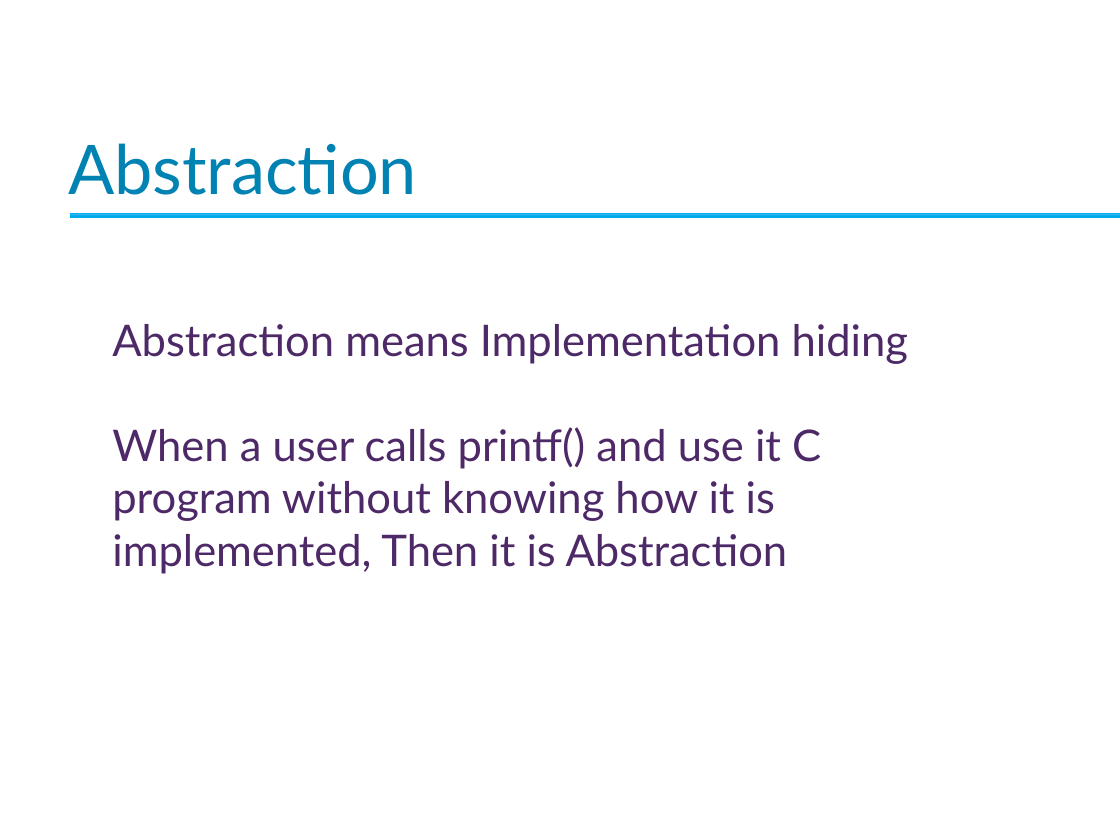
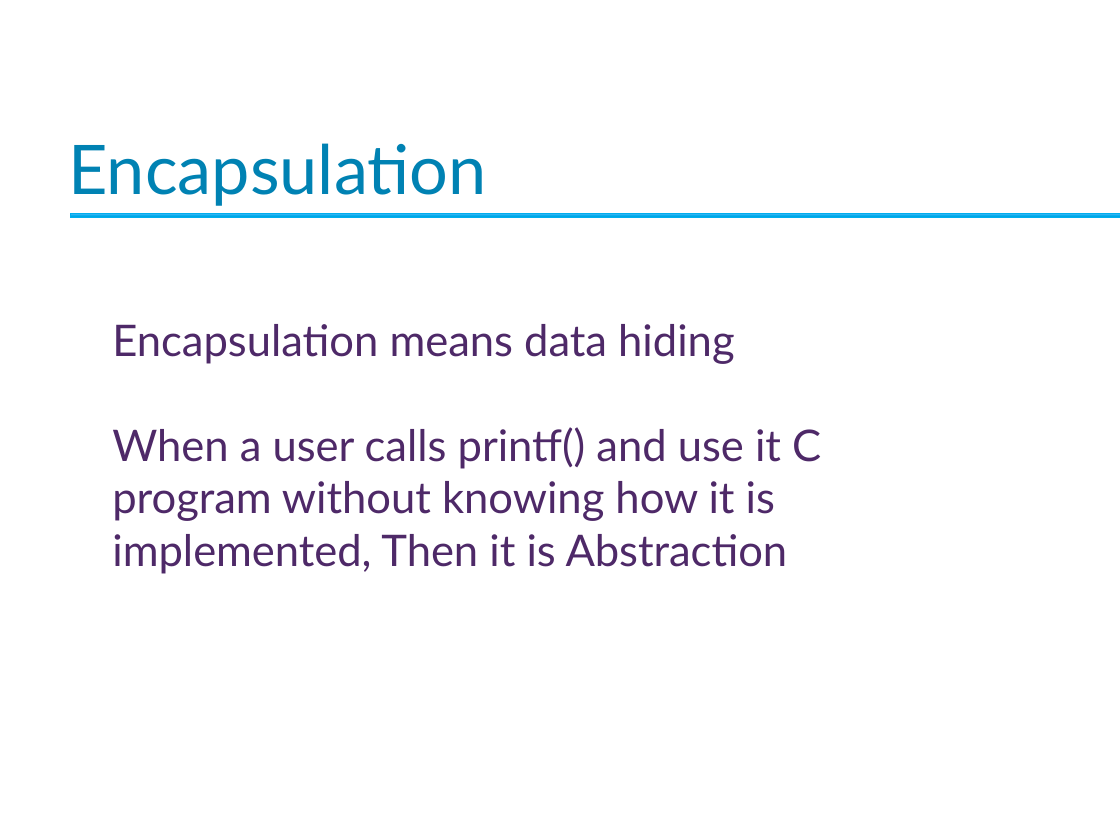
Before and after one commit to Imran4424/C-Plus-Plus-Object-Oriented, a slide deck: slide 5 of OOP.pptx. Drawn at 1120x840 pixels with LibreOffice and Linux fonts; fonts in the diff are those of the drawing; background and template pictures are left out. Boxes give left, top, right and bottom in pixels: in the first picture for what was removed or moved away, otherwise in the second. Text is boxed around its words. In the diff, an @@ line names an element or a change of style, - is before the commit and + after.

Commit message:
oop slide

```diff
--- a/OOP.pptx
+++ b/OOP.pptx
@@ text at (68,143,486,206): text changed @@
-Abstraction
+Encapsulation
@@ text at (112,324,734,364): text changed @@
-Abstraction means Implementation hiding
+Encapsulation means data hiding
```
Also in this commit, not shown: 1 other slide changed.
